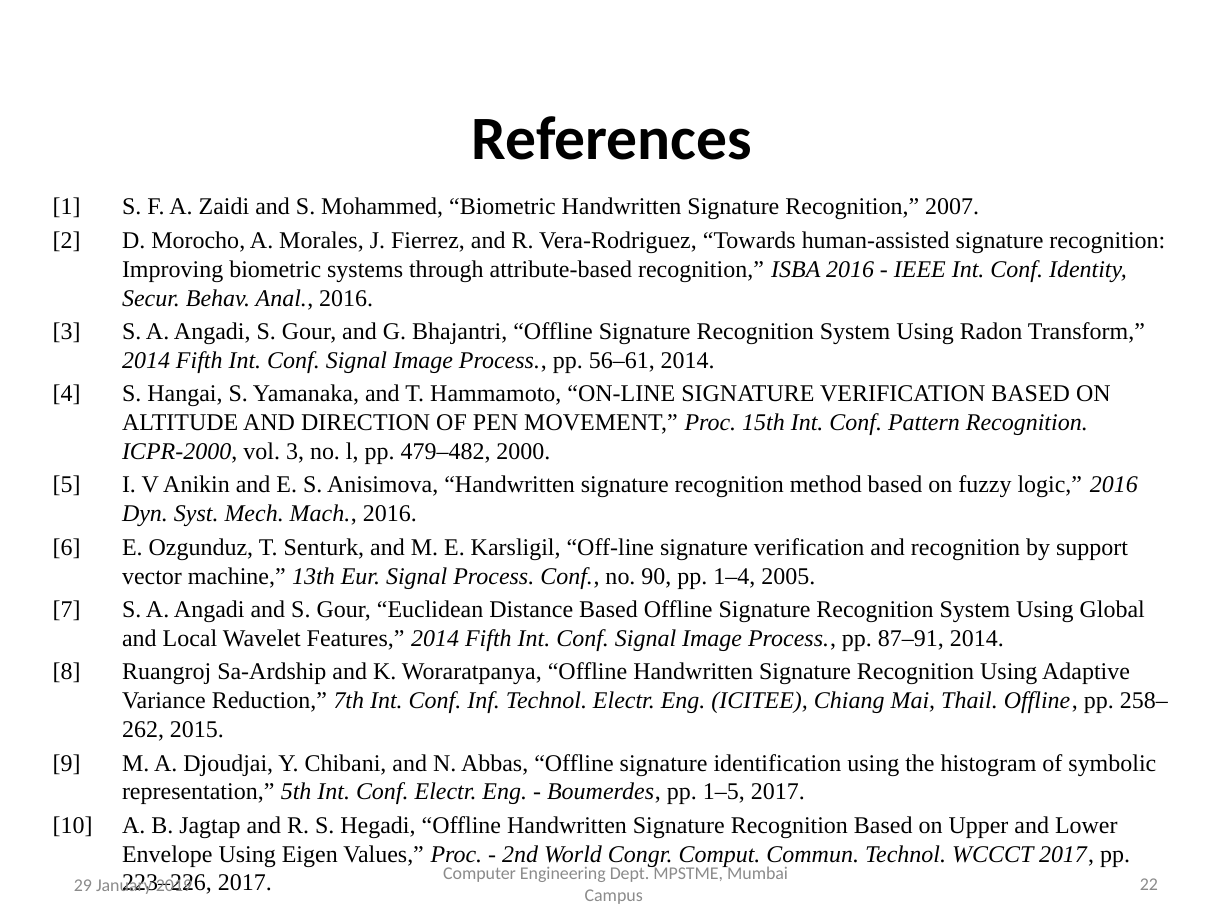
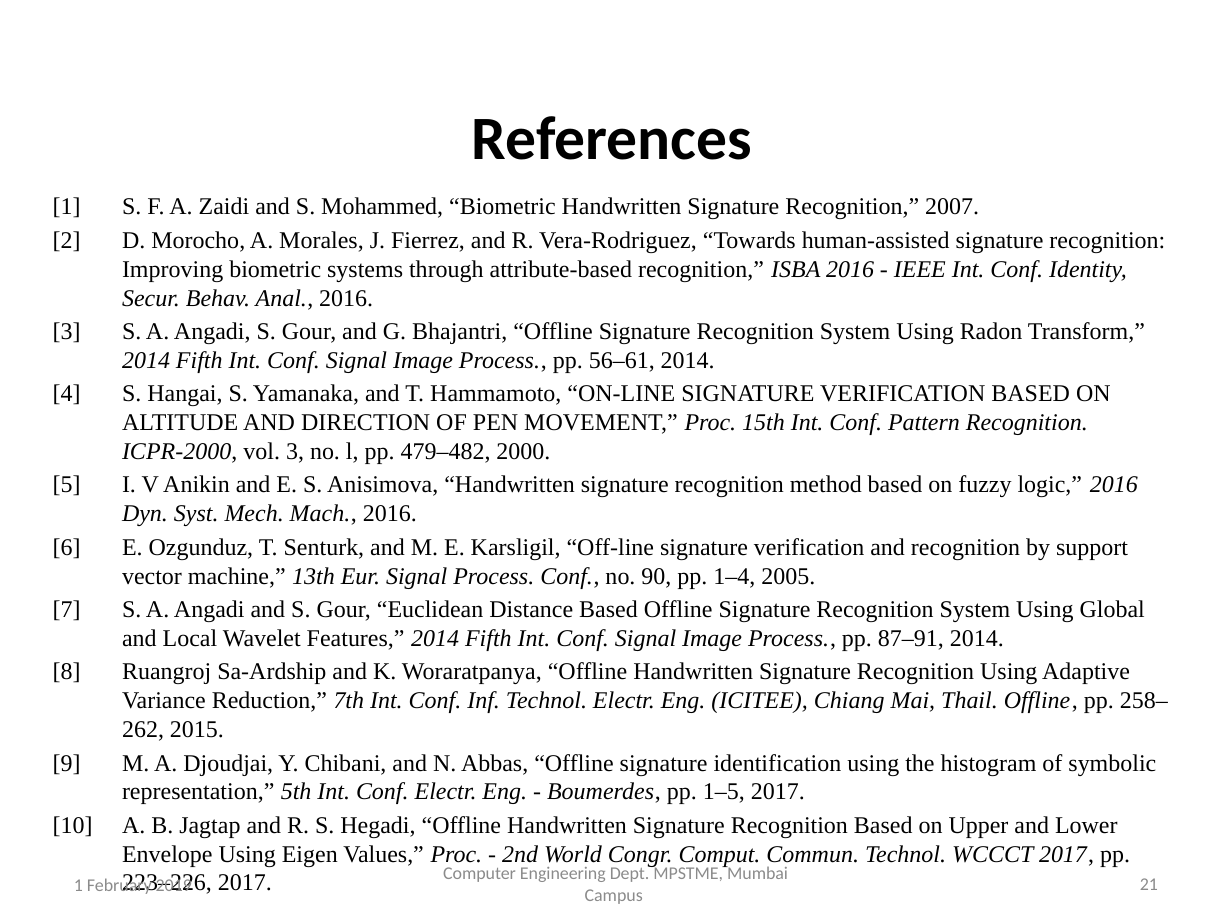
Before and after one commit to TeeeJaey/SignatureVerifier, a slide deck: slide 21 of PPT/B002_ProjectPPT.pptx (slide 22 before the commit). Drawn at 1232x924 pixels with LibreOffice and Linux fonts; fonts in the diff are those of the drawing; background and template pictures are left out. Boxes give left, top, right and bottom in pixels: in the first picture for what was removed or moved away, otherwise in the second. Text is boxed around its words. In the diff, an @@ line names an element or a change of style, - is before the commit and + after.

```diff
--- a/PPT/B002_ProjectPPT.pptx
+++ b/PPT/B002_ProjectPPT.pptx
@@ text at bbox=[74, 876, 192, 894]: text changed @@
-29 January 2019
+1 February 2019
@@ page number at bbox=[1140, 878, 1158, 890]: text changed @@
-22
+21
```
Also in this commit, not shown: 24 other slides changed, 1 slide removed, 5 other files.
